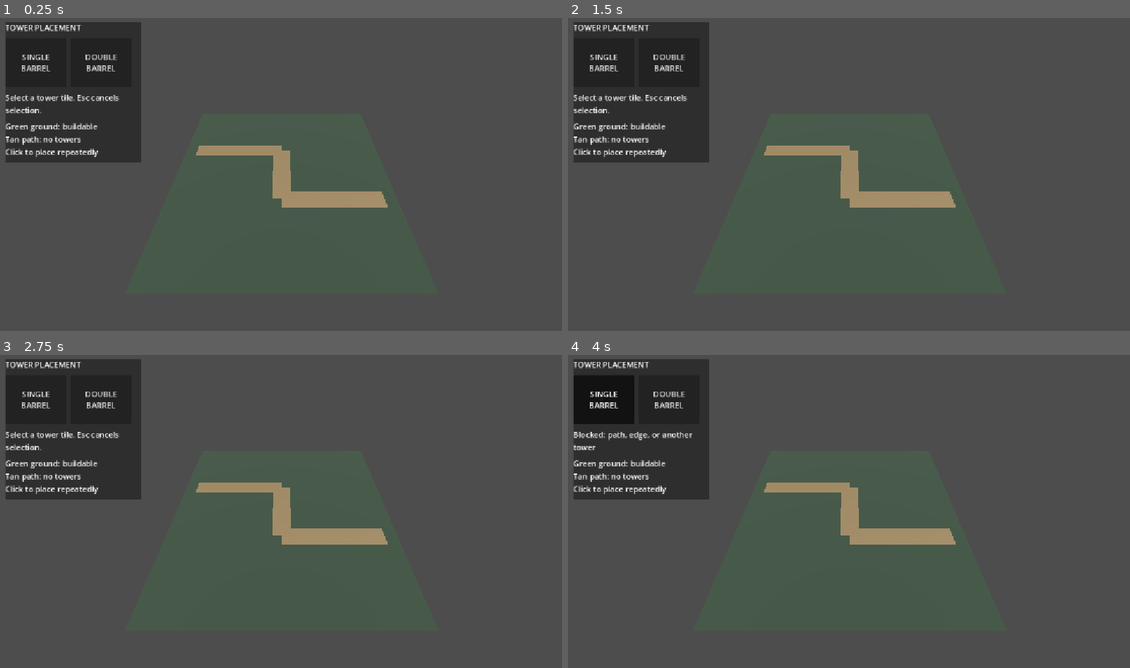
Above: before the commit, frames 1-4 (two rows, left to right).
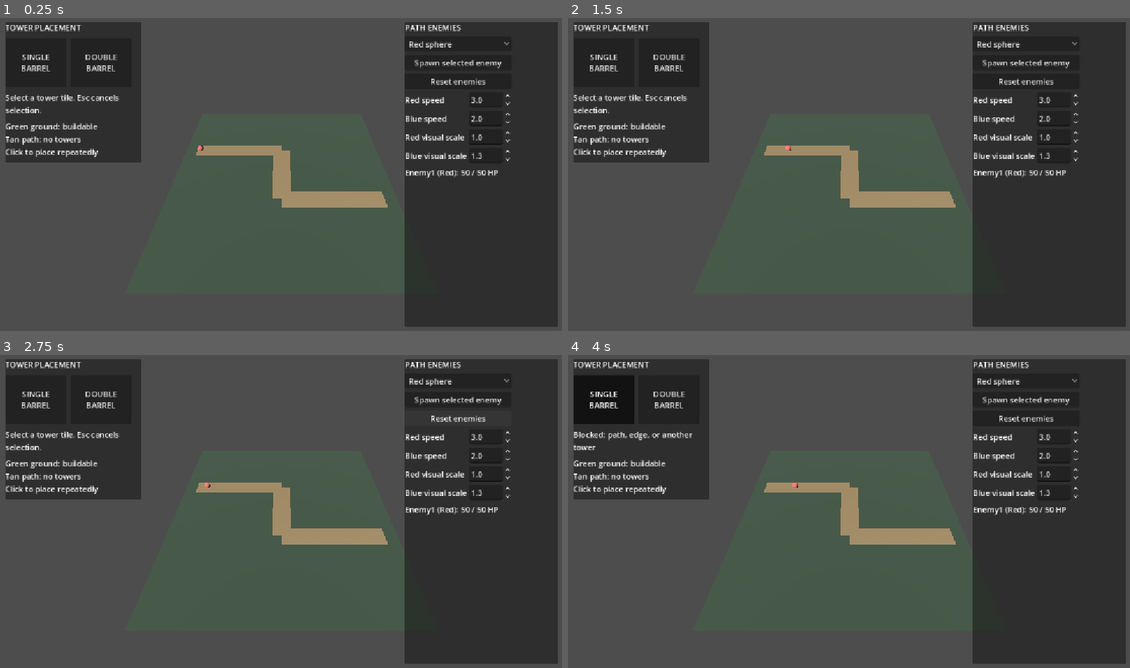
Above: after the commit, the same moments.

Repository: FerdivdKamp/garden_trauma
Game: Godot game, scene res://scenes/tower_placement.tscn
The game is run twice, just before and just after one commit, with the same random seed, the same clock (stepped at 60 frames per second) and the same inputs.
Inputs (mouse positions are in pixels of both pictures, inside the frame that each line leads up to):
- Up to frame 1 (0.25 s): no input
- Up to frame 2 (1.5 s): click (1028, 43) at 0.5 s, where only the run after the commit has a clickable "Red sphere"; click (1028, 61) at 1.25 s, where only the run after the commit has a clickable "Spawn selected enemy"
- Up to frame 3 (2.75 s): click (460, 417) at 2 s, where only the run after the commit has a clickable "Reset enemies"
- Up to frame 4 (4 s): click "SINGLE BARREL" at 2.75 s; click "SINGLE BARREL" at 3.5 s

The runs differ from the first frame. In frame 1, 26% of the frame differs, in the area x 35-100%, y 1-99%; in frame 2, 26%; in frame 3, 25%; in frame 4, 26%.

Commit message:
updated the tower placement scene with enemy spawn

Diff:
--- /dev/null
+++ b/scenes/placement_enemy.tscn
@@ -0,0 +1,15 @@
+[gd_scene load_steps=3 format=3]
+
+[ext_resource type="Script" path="res://scripts/placement_enemy.gd" id="1_enemy"]
+
+[sub_resource type="SphereMesh" id="SphereMesh_enemy"]
+radius = 0.5
+height = 1.0
+
+[node name="Enemy" type="PathFollow3D"]
+script = ExtResource("1_enemy")
+loop = false
+
+[node name="Visual" type="MeshInstance3D" parent="."]
+position = Vector3(0, 0.55, 0)
+mesh = SubResource("SphereMesh_enemy")
--- a/scenes/tower_placement.tscn
+++ b/scenes/tower_placement.tscn
@@ -29,3 +29,13 @@
 offset_top = 12.0
 offset_right = 290.0
 offset_bottom = 300.0
+
+[node name="EnemyPanel" type="PanelContainer" parent="UI"]
+anchors_preset = 3
+anchor_left = 1.0
+anchor_right = 1.0
+anchor_bottom = 1.0
+offset_left = -325.0
+offset_top = 12.0
+offset_right = -12.0
+offset_bottom = -12.0
--- /dev/null
+++ b/scripts/placement_enemy.gd
@@ -0,0 +1,58 @@
+extends PathFollow3D
+
+signal health_changed
+
+@export_range(0.0, 30.0, 0.1) var movement_speed := 3.0
+@export_range(0.1, 3.0, 0.05) var visual_scale := 1.0:
+	set(value):
+		visual_scale = maxf(0.1, value)
+		if is_node_ready():
+			_update_visual_scale()
+
+@onready var visual: MeshInstance3D = $Visual
+
+var enemy_type := 0
+var max_health := 50.0
+var health := 50.0
+
+
+func _ready() -> void:
+	# Only the mesh is scaled: movement speed remains world units per second.
+	_update_visual_scale()
+	_update_color()
+
+
+func _process(delta: float) -> void:
+	if health > 0.0:
+		var route := get_parent() as Path3D
+		progress = minf(progress + movement_speed * delta, route.curve.get_baked_length())
+
+
+func configure(type: int, speed: float, size: float) -> void:
+	enemy_type = type
+	movement_speed = speed
+	visual_scale = size
+	max_health = 50.0 if type == 0 else 75.0
+	health = max_health
+	if is_node_ready():
+		_update_color()
+	health_changed.emit()
+
+
+func take_damage(amount: float) -> void:
+	if health <= 0.0:
+		return
+	health = TowerRules.health_after_hit(health, amount)
+	_update_color()
+	health_changed.emit()
+
+
+func _update_color() -> void:
+	var material := StandardMaterial3D.new()
+	material.albedo_color = Color("555555") if health <= 0.0 else (Color("e96c6c") if enemy_type == 0 else Color("619de8"))
+	visual.material_override = material
+
+
+func _update_visual_scale() -> void:
+	visual.scale = Vector3.ONE * visual_scale
+	visual.position.y = 0.55 * visual_scale
--- /dev/null
+++ b/scripts/placement_tower_attack.gd
@@ -0,0 +1,43 @@
+extends Node
+
+const PlacementEnemy = preload("res://scripts/placement_enemy.gd")
+
+# Added to placed towers only; the tower demo keeps its own editable pawn test.
+const SHOT_INTERVAL := 1.0
+
+@export var detection_radius := 9.0
+@export var attack_radius := 6.0
+@export var turn_speed := 90.0
+@export var damage := 10.0
+
+var enemies: Node3D
+var shot_clock := 0.0
+
+
+func _process(delta: float) -> void:
+	if enemies == null:
+		return
+	var tower := get_parent() as Node3D
+	var pivot := tower.get_node("TurretPivot") as Node3D
+	var target: PlacementEnemy
+	var nearest := INF
+	for child in enemies.get_children():
+		var enemy := child as PlacementEnemy
+		if enemy == null:
+			continue
+		if enemy.health <= 0.0:
+			continue
+		var distance := tower.global_position.distance_to(enemy.global_position)
+		if TowerRules.can_detect(distance, detection_radius) and distance < nearest:
+			target = enemy
+			nearest = distance
+	shot_clock += delta
+	if target == null:
+		return
+	var direction := target.global_position - pivot.global_position
+	var desired_yaw := TowerRules.target_yaw(direction)
+	pivot.rotation.y = TowerRules.step_yaw(pivot.rotation.y, desired_yaw, deg_to_rad(turn_speed), delta)
+	var aimed := absf(angle_difference(pivot.rotation.y, desired_yaw)) < deg_to_rad(5.0)
+	if shot_clock >= SHOT_INTERVAL and aimed and TowerRules.can_attack(nearest, attack_radius, detection_radius):
+		shot_clock = 0.0
+		target.take_damage(damage)
--- a/scripts/tower_placement.gd
+++ b/scripts/tower_placement.gd
@@ -1,6 +1,9 @@
 extends Node3D
 
 const TOWER_SCENE: PackedScene = preload("res://scenes/tower_visual.tscn")
+const ENEMY_SCENE: PackedScene = preload("res://scenes/placement_enemy.tscn")
+const PlacementEnemy = preload("res://scripts/placement_enemy.gd")
+const PlacementTowerAttack = preload("res://scripts/placement_tower_attack.gd")
 const GROUND_HALF_SIZE := 18.0
 const TOWER_RADIUS := 1.05
 
@@ -9,6 +12,12 @@
 @onready var placed_towers: Node3D = $PlacedTowers
 @onready var preview_holder: Node3D = $Preview
 @onready var palette: PanelContainer = $UI/Palette
+@onready var enemy_panel: PanelContainer = $UI/EnemyPanel
+
+@export_range(0.0, 30.0, 0.1) var red_speed := 3.0
+@export_range(0.0, 30.0, 0.1) var blue_speed := 2.0
+@export_range(0.1, 3.0, 0.05) var red_scale := 1.0
+@export_range(0.1, 3.0, 0.05) var blue_scale := 1.3
 
 var selected_type := -1
 var preview: Node3D
@@ -16,6 +25,9 @@
 var ground_point := Vector3.ZERO
 var status: Label
 var tower_buttons: Array[Button] = []
+var enemy_selector: OptionButton
+var enemy_health_label: Label
+var enemy_count := 0
 
 
 func _ready() -> void:
@@ -27,6 +39,7 @@
 	ground_material.albedo_color = Color("384b3b")
 	$Ground.material_override = ground_material
 	_build_ui()
+	spawn_enemy()
 
 
 func _process(_delta: float) -> void:
@@ -83,6 +96,57 @@
 	tower.set_tower_type(selected_type)
 	tower.position = point
 	placed_towers.add_child(tower)
+	var attack := PlacementTowerAttack.new()
+	attack.name = "Attack"
+	attack.enemies = path
+	tower.add_child(attack)
+
+
+func spawn_enemy() -> PlacementEnemy:
+	var type := enemy_selector.selected if enemy_selector != null else 0
+	var enemy := ENEMY_SCENE.instantiate() as PlacementEnemy
+	enemy_count += 1
+	enemy.name = "Enemy%d" % enemy_count
+	enemy.configure(type, red_speed if type == 0 else blue_speed, red_scale if type == 0 else blue_scale)
+	path.add_child(enemy)
+	enemy.health_changed.connect(_update_enemy_health)
+	_update_enemy_health()
+	return enemy
+
+
+func reset_enemies() -> void:
+	for child in path.get_children():
+		if child is PlacementEnemy:
+			path.remove_child(child)
+			child.queue_free()
+	enemy_count = 0
+	spawn_enemy()
+	for tower in placed_towers.get_children():
+		tower.get_node("Attack").shot_clock = 0.0
+
+
+func _set_enemy_value(value: float, key: String) -> void:
+	set(key, value)
+	for child in path.get_children():
+		var enemy := child as PlacementEnemy
+		if enemy == null:
+			continue
+		if (enemy.enemy_type == 0 and key.begins_with("red")) or (enemy.enemy_type == 1 and key.begins_with("blue")):
+			if key.ends_with("speed"):
+				enemy.movement_speed = value
+			else:
+				enemy.visual_scale = value
+
+
+func _update_enemy_health() -> void:
+	if enemy_health_label == null:
+		return
+	var lines: PackedStringArray = []
+	for child in path.get_children():
+		var enemy := child as PlacementEnemy
+		if enemy != null:
+			lines.append("%s (%s): %.0f / %.0f HP" % [enemy.name, "Red" if enemy.enemy_type == 0 else "Blue", enemy.health, enemy.max_health])
+	enemy_health_label.text = "\n".join(lines)
 
 
 func _select_tower(tower_type: int) -> void:
@@ -127,3 +191,50 @@
 	var help := Label.new()
 	help.text = "Green ground: buildable\nTan path: no towers\nClick to place repeatedly"
 	column.add_child(help)
+	_build_enemy_ui()
+
+
+func _build_enemy_ui() -> void:
+	var scroll := ScrollContainer.new()
+	scroll.horizontal_scroll_mode = ScrollContainer.SCROLL_MODE_DISABLED
+	enemy_panel.add_child(scroll)
+	var column := VBoxContainer.new()
+	column.add_theme_constant_override("separation", 7)
+	scroll.add_child(column)
+	var title := Label.new()
+	title.text = "PATH ENEMIES"
+	column.add_child(title)
+	enemy_selector = OptionButton.new()
+	enemy_selector.add_item("Red sphere")
+	enemy_selector.add_item("Blue sphere")
+	column.add_child(enemy_selector)
+	var spawn_button := Button.new()
+	spawn_button.text = "Spawn selected enemy"
+	spawn_button.pressed.connect(spawn_enemy)
+	column.add_child(spawn_button)
+	var reset_button := Button.new()
+	reset_button.text = "Reset enemies"
+	reset_button.pressed.connect(reset_enemies)
+	column.add_child(reset_button)
+	_add_enemy_spin(column, "red_speed", "Red speed", 0.0, 30.0, 0.1)
+	_add_enemy_spin(column, "blue_speed", "Blue speed", 0.0, 30.0, 0.1)
+	_add_enemy_spin(column, "red_scale", "Red visual scale", 0.1, 3.0, 0.05)
+	_add_enemy_spin(column, "blue_scale", "Blue visual scale", 0.1, 3.0, 0.05)
+	enemy_health_label = Label.new()
+	column.add_child(enemy_health_label)
+
+
+func _add_enemy_spin(column: VBoxContainer, key: String, caption: String, minimum: float, maximum: float, step: float) -> void:
+	var row := HBoxContainer.new()
+	column.add_child(row)
+	var label := Label.new()
+	label.text = caption
+	label.size_flags_horizontal = Control.SIZE_EXPAND_FILL
+	row.add_child(label)
+	var spin := SpinBox.new()
+	spin.min_value = minimum
+	spin.max_value = maximum
+	spin.step = step
+	spin.value = get(key)
+	row.add_child(spin)
+	spin.value_changed.connect(_set_enemy_value.bind(key))
--- /dev/null
+++ b/tests/test_placement_combat.gd
@@ -0,0 +1,69 @@
+extends SceneTree
+
+const PlacementEnemy = preload("res://scripts/placement_enemy.gd")
+const PlacementTowerAttack = preload("res://scripts/placement_tower_attack.gd")
+
+var failures := 0
+
+
+func _initialize() -> void:
+	_run.call_deferred()
+
+
+func _run() -> void:
+	var scene := load("res://scenes/tower_placement.tscn") as PackedScene
+	var demo := scene.instantiate()
+	root.add_child(demo)
+	await process_frame
+	var path := demo.path as Path3D
+	var red := path.get_node("Enemy1") as PlacementEnemy
+	_check(red != null and red.enemy_type == 0, "Scene starts with a red enemy")
+	_check(is_equal_approx(red.health, 50.0), "Red enemy starts at full health")
+	red.movement_speed = 4.0
+	red.progress = 0.0
+	red._process(0.5)
+	_check(is_equal_approx(red.progress, 2.0), "Path progress uses speed and delta")
+	red.progress = path.curve.get_baked_length() - 0.5
+	red._process(1.0)
+	_check(is_equal_approx(red.progress, path.curve.get_baked_length()), "Enemy stops at route end")
+
+	demo.enemy_selector.select(1)
+	var blue := demo.spawn_enemy() as PlacementEnemy
+	_check(blue.enemy_type == 1 and blue.health == 75.0, "Selector spawns blue variant")
+	_check(blue.visual_scale > red.visual_scale, "Blue visual is larger")
+	demo._set_enemy_value(5.0, "blue_speed")
+	demo._set_enemy_value(1.6, "blue_scale")
+	_check(is_equal_approx(blue.movement_speed, 5.0) and is_equal_approx(blue.visual.scale.x, 1.6), "Speed and visual scale update existing enemy")
+	_check(is_equal_approx(red.movement_speed, 4.0), "Blue settings do not change red speed")
+
+	demo._select_tower(0)
+	demo.place_tower(Vector3(-10, 0, -1))
+	var tower := demo.placed_towers.get_child(0) as Node3D
+	var attack := tower.get_node("Attack") as PlacementTowerAttack
+	red.progress = 6.0
+	blue.progress = path.curve.get_baked_length()
+	attack.turn_speed = 360.0
+	attack._process(1.0)
+	_check(is_equal_approx(red.health, 40.0), "Tower damages nearest enemy in attack range")
+	_check(is_equal_approx(blue.health, 75.0), "Out-of-range enemy takes no damage")
+	_check(demo.enemy_health_label.text.contains("40 / 50 HP"), "Health display updates after damage")
+	attack._process(0.2)
+	_check(is_equal_approx(red.health, 40.0), "Shot interval limits attacks")
+	red.take_damage(100.0)
+	_check(is_equal_approx(red.health, 0.0), "Health is clamped at zero")
+	var stopped_at := red.progress
+	red._process(1.0)
+	_check(is_equal_approx(red.progress, stopped_at), "Defeated enemy stops moving")
+
+	demo.reset_enemies()
+	_check(path.get_child_count() == 2, "Reset leaves one enemy and the path surface")
+	_check((path.get_child(1) as PlacementEnemy).health == 75.0, "Reset restores selected enemy health")
+	if failures == 0:
+		print("Placement combat tests passed")
+	quit(1 if failures > 0 else 0)
+
+
+func _check(condition: bool, message: String) -> void:
+	if not condition:
+		push_error(message)
+		failures += 1
Not shown, added: scripts/placement_enemy.gd.uid
Not shown, added: scripts/placement_tower_attack.gd.uid
Not shown, added: tests/test_placement_combat.gd.uid
Not shown, changed: README.md
Not shown, added: asset_pipeline.md
Not shown, changed: task_04.md
